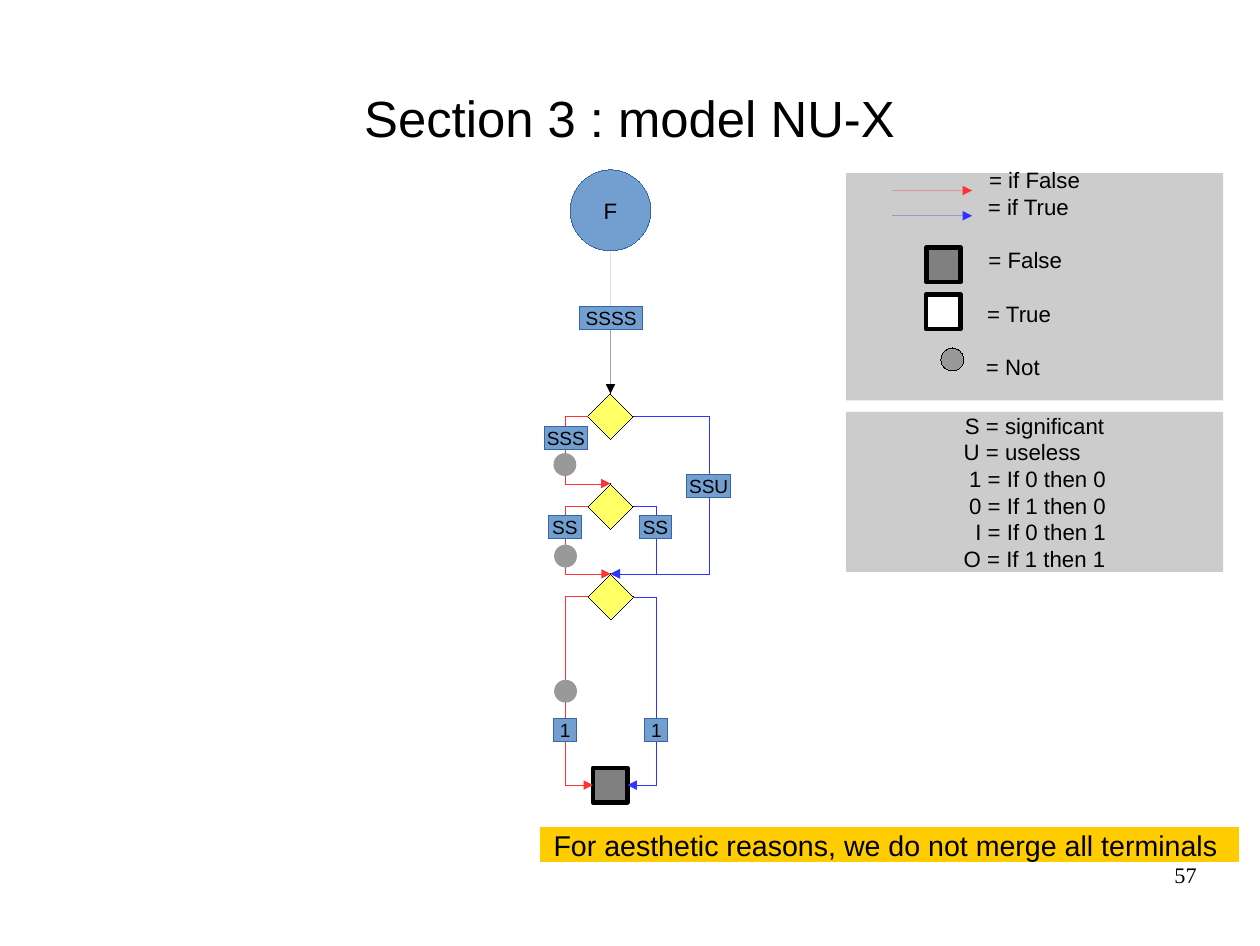
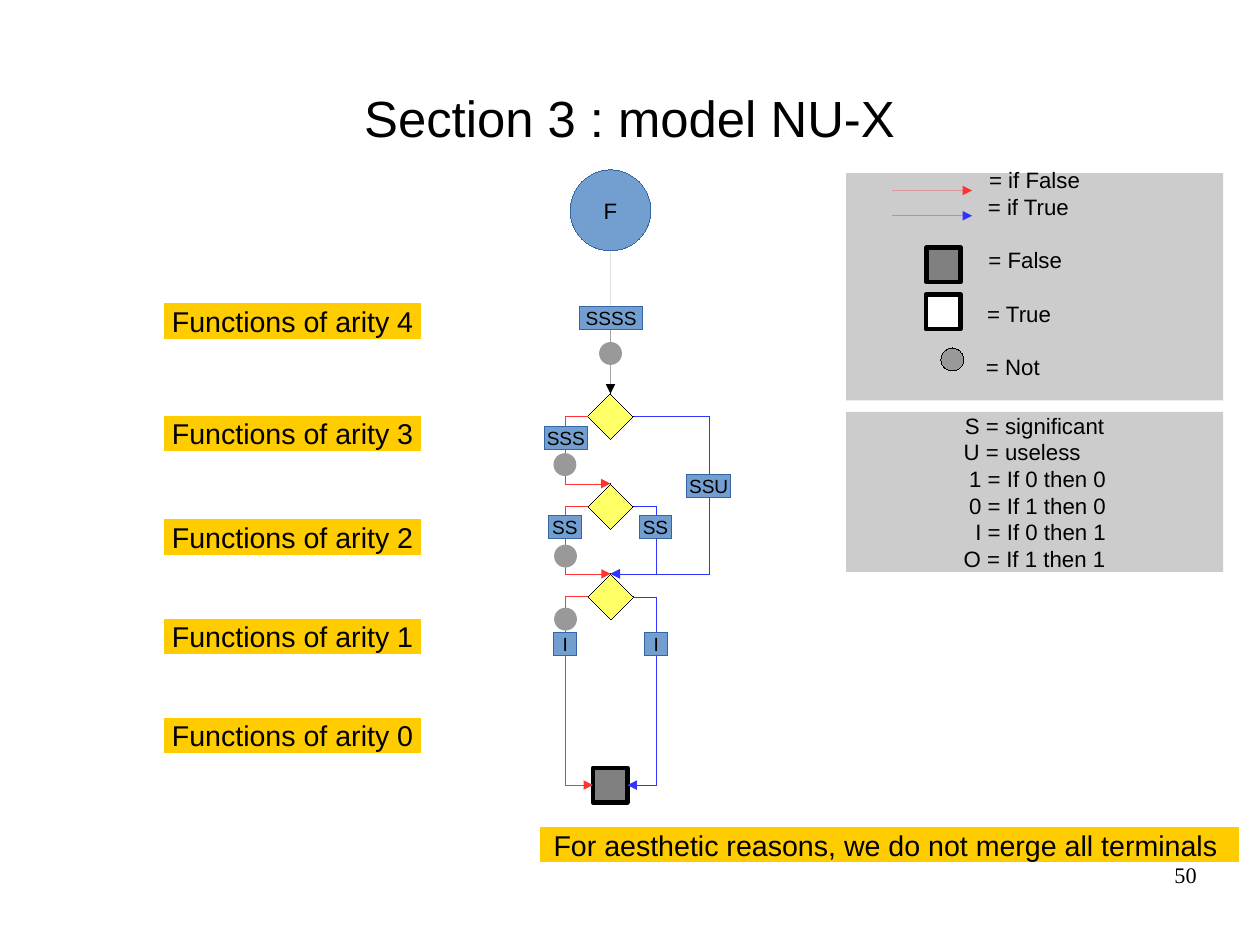
Before and after one commit to FenouilletLucas/DAGaml, a slide deck: slide 50 of doc/2017-06-19-odp/final.odp (slide 57 before the commit). Drawn at 1260x946 pixels with LibreOffice and Linux fonts; fonts in the diff are those of the drawing. Boxes give left, top, right and bottom in pixels: in the first picture for what was removed or moved away, otherwise in the second. Text is boxed around its words. In the diff, an @@ line names an element or a change of style, - is before the commit and + after.

```diff
--- a/doc/2017-06-19-odp/final.odp
+++ b/doc/2017-06-19-odp/final.odp
@@ rectangle added at [165,304,421,338], fill #FFCC00, outline #FFCC00 0 pt, 18 pt, text #000000 @@
+Functions of arity 4
@@ ellipse added at [599,342,622,365], fill #999999 @@
@@ rectangle added at [165,416,421,450], fill #FFCC00, outline #FFCC00 0 pt, 18 pt, text #000000 @@
+Functions of arity 3
@@ rectangle added at [165,520,421,555], fill #FFCC00, outline #FFCC00 0 pt, 18 pt, text #000000 @@
+Functions of arity 2
@@ rectangle added at [165,619,421,653], fill #FFCC00, outline #FFCC00 0 pt, 18 pt, text #000000 @@
+Functions of arity 1
@@ ellipse: place and size @@
-ellipse at [555,679,577,702]
+ellipse at [555,607,577,630]
@@ rectangle added at [553,632,576,655], fill #729FCF, outline #3465A4 0 pt, 12 pt, text #000000 @@
+I
@@ rectangle added at [645,632,668,655], fill #729FCF, outline #3465A4 0 pt, 12 pt, text #000000 @@
+I
@@ rectangle added at [165,718,421,752], fill #FFCC00, outline #FFCC00 0 pt, 18 pt, text #000000 @@
+Functions of arity 0
@@ rectangle removed at [553,718,576,741] @@
-1
@@ rectangle removed at [645,718,668,741] @@
-1
@@ page number at [1174,868,1196,884]: text changed @@
-57
+50
```
Also in this commit, not shown: 21 other slides changed, 1 slide added, 6 slides removed, 3 other files.
